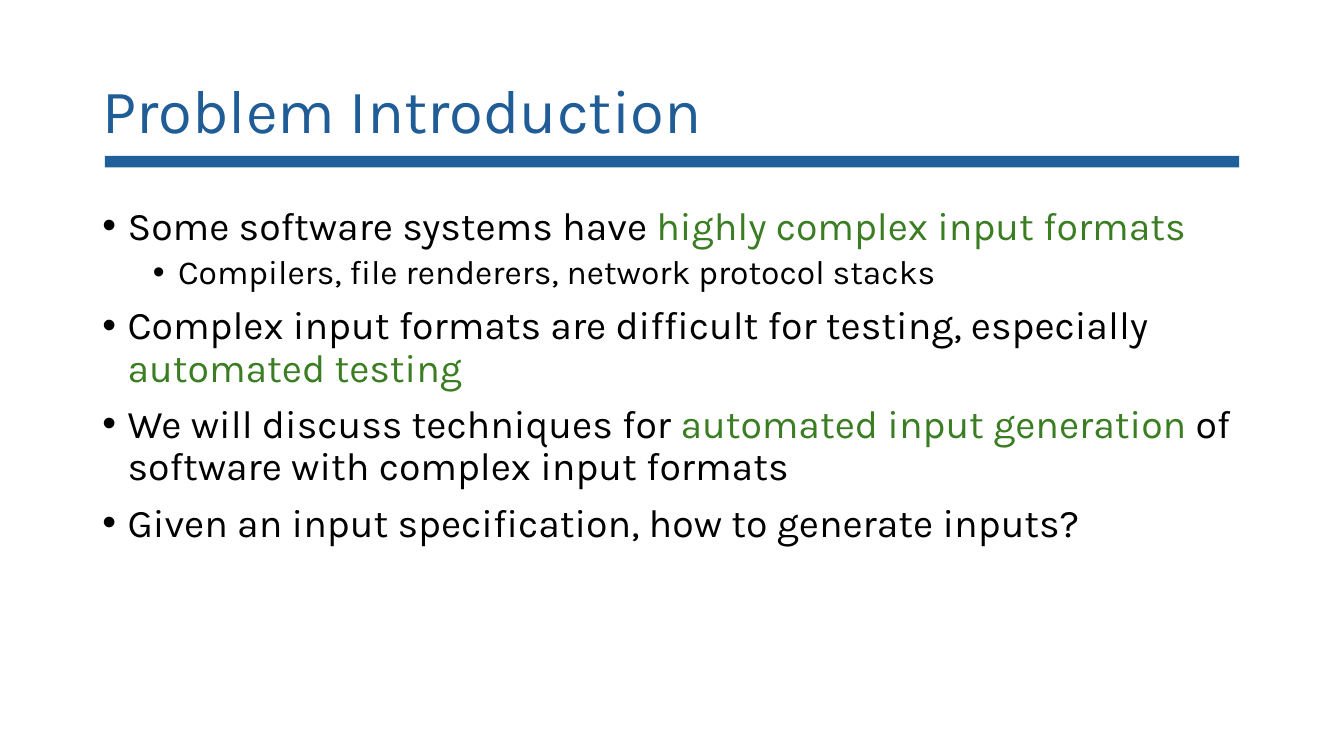
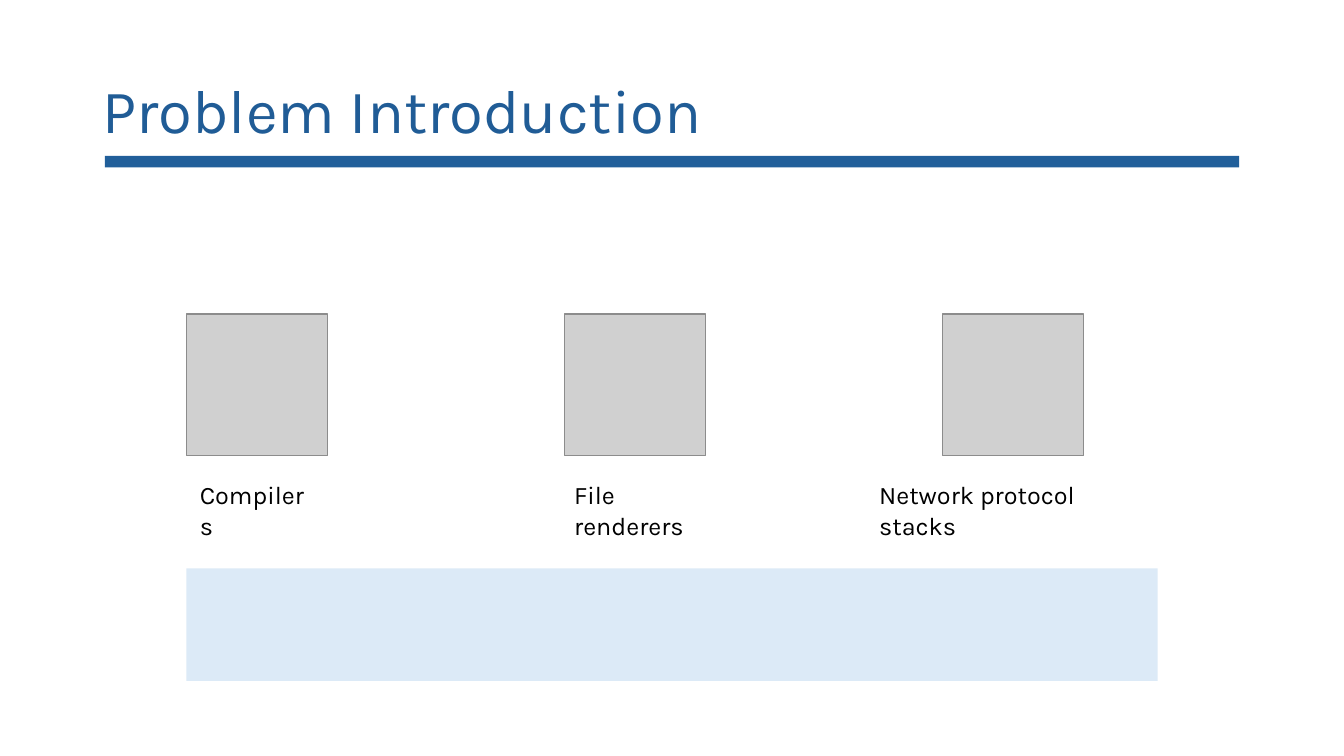
Before and after one commit to lorchrob/goblin_slides, a slide deck: slide 4 of goblin_slides.pptx (slide 2 before the commit). Drawn at 1344x756 pixels with LibreOffice and Linux fonts; fonts in the diff are those of the drawing; grey boxes stand for pictures. Boxes give left, top, right and bottom in pixels: in the first picture for what was removed or moved away, otherwise in the second. Text is boxed around its words. In the diff, an @@ line names an element or a change of style, - is before the commit and + after.

Commit message:
Work on PPTX

```diff
--- a/goblin_slides.pptx
+++ b/goblin_slides.pptx
@@ text removed at [128,213,1231,547] @@
-• Some software systems have highly complex input formats
-  • Compilers, file renderers, network protocol stacks
-• Complex input formats are difficult for testing, especially automated testing
-• We will discuss techniques for automated input generation of software with complex input formats
-• Given an input specification, how to generate inputs?
@@ picture added at [187,314,329,456] @@
@@ picture added at [565,314,707,456] @@
@@ picture added at [943,314,1085,456] @@
@@ text added at [190,475,325,515], 18 pt, text #000000 @@
+Compilers
@@ text added at [574,486,683,536], 18 pt, text #000000 @@
+File renderers
@@ text added at [879,486,1075,536], 18 pt, text #000000 @@
+Network protocol stacks
@@ rectangle added at [187,569,1158,682], fill #DCEAF7 @@
```
Also in this commit, not shown: 32 other slides changed, 18 slides added, 2 slides removed, 1 other file.
